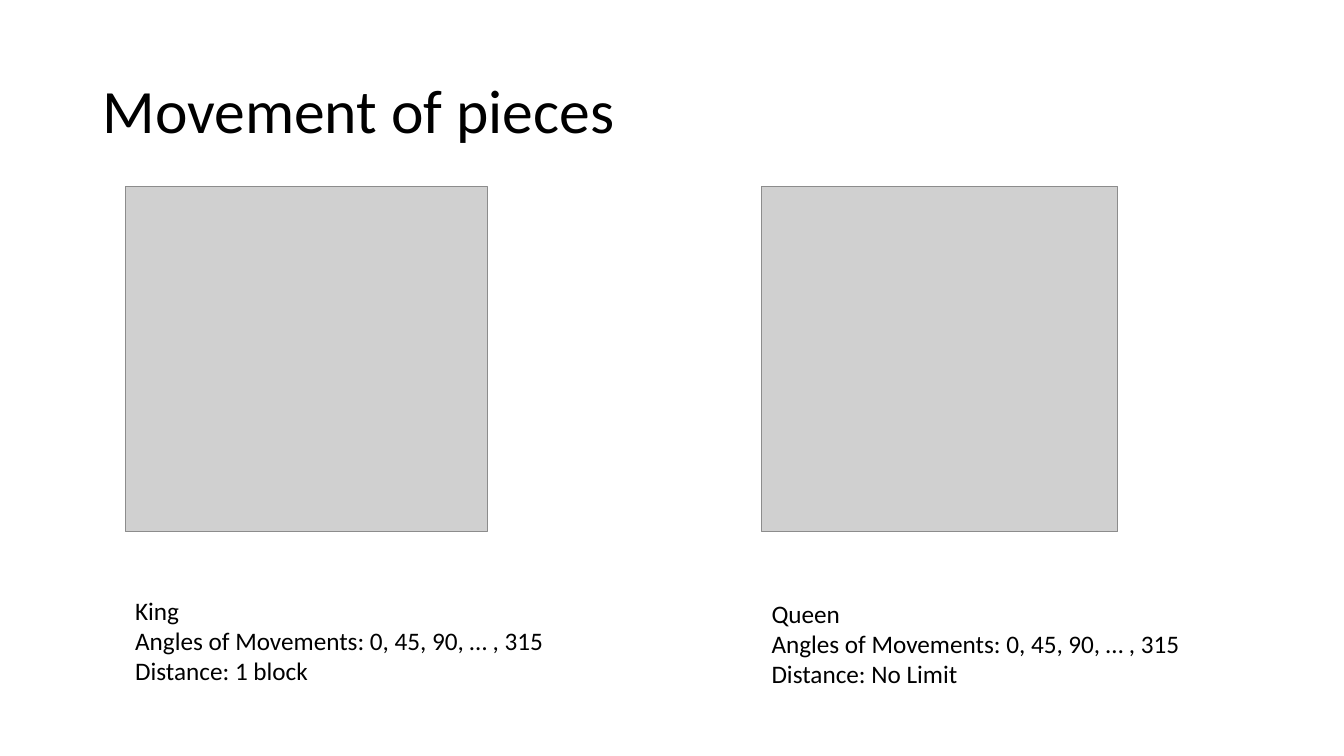
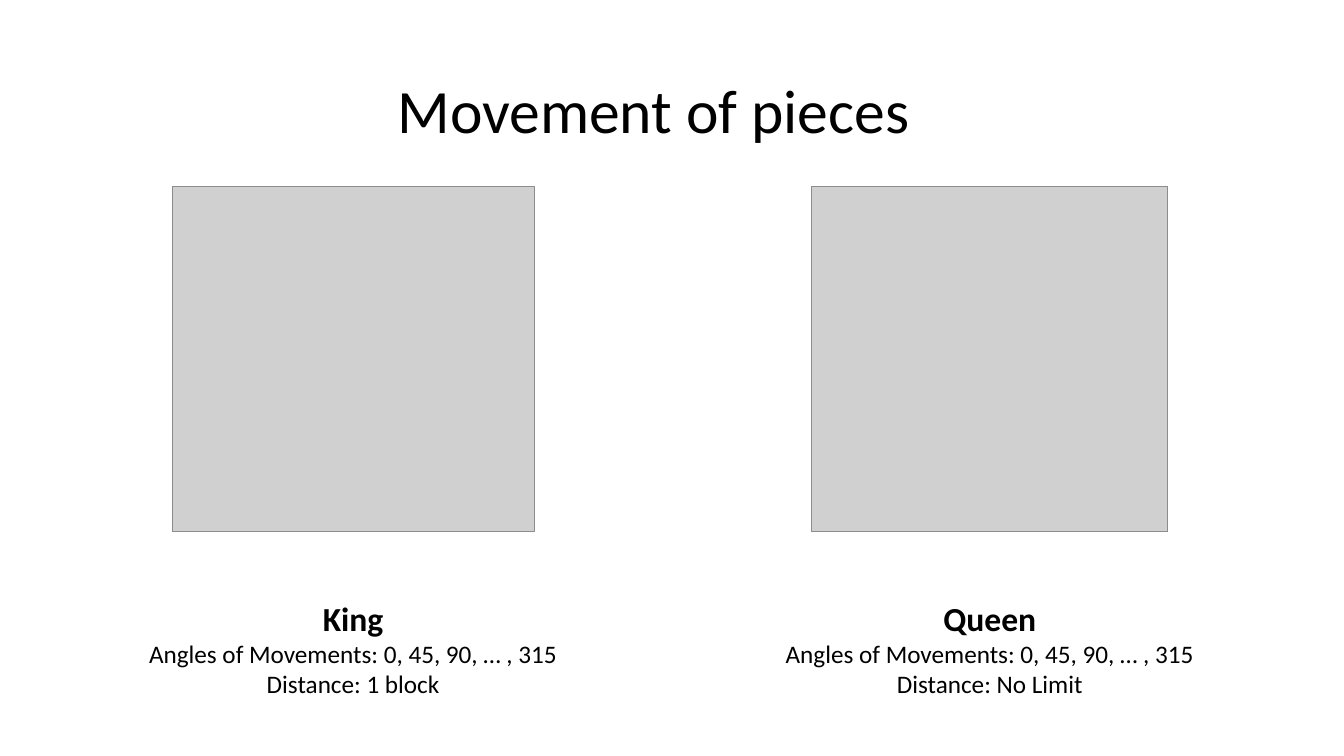
Before and after one commit to chattarajoy/Shatranj, a slide deck: slide 4 of MEDIA/presentation.pptx (slide 3 before the commit). Drawn at 1344x756 pixels with LibreOffice and Linux fonts; fonts in the diff are those of the drawing; grey boxes stand for pictures. Boxes give left, top, right and bottom in pixels: in the first picture for what was removed or moved away, otherwise in the second. Text is boxed around its words. In the diff, an @@ line names an element or a change of style, - is before the commit and + after.

```diff
--- a/MEDIA/presentation.pptx
+++ b/MEDIA/presentation.pptx
@@ title "Movement of pieces" at [397,90,910,143]: alignment left to centre @@
@@ picture: place and size @@
-picture at [125,187,487,532]
+picture at [172,187,534,532]
@@ picture: place and size @@
-picture at [762,187,1118,532]
+picture at [812,187,1168,532]
@@ text "King" at [149,607,556,694]: size 18 to 24 pt, bold on in "King"; alignment left to centre @@
@@ text "Queen" at [786,609,1193,694]: size 18 to 24 pt, bold on in "Queen"; alignment left to centre @@
```
Also in this commit, not shown: 5 other slides changed, 4 slides added, 1 slide removed, 4 other files.
